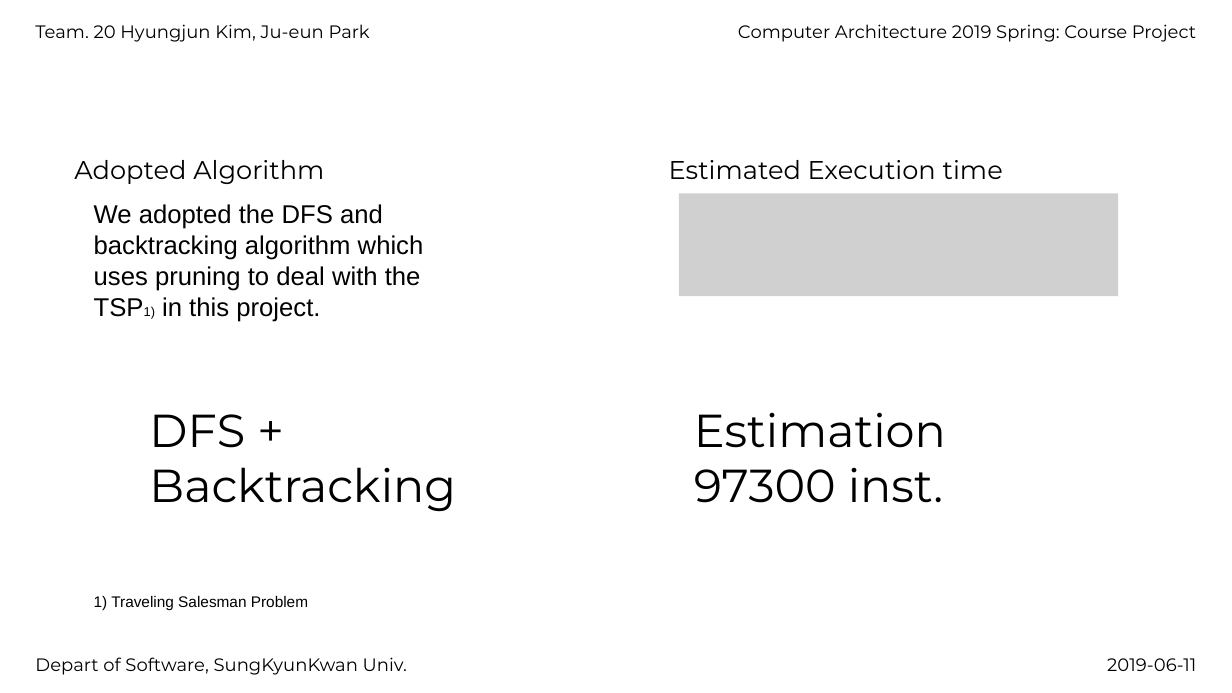
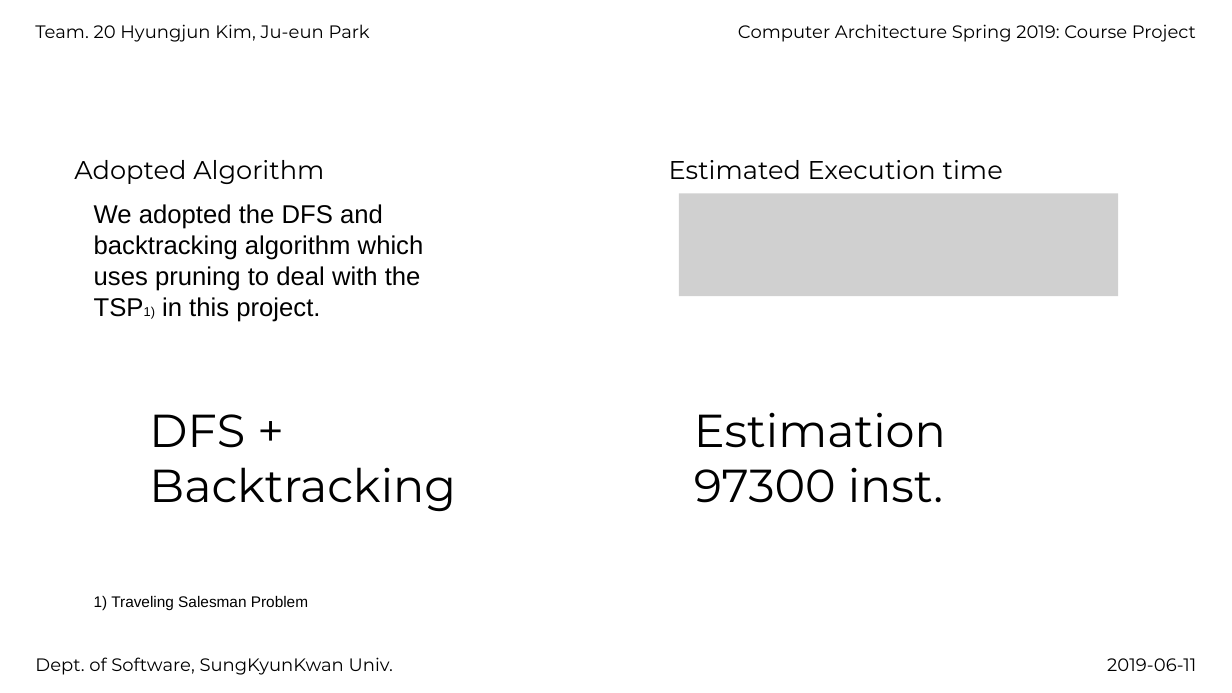
Before and after one commit to khj68/computer_architecture, a slide deck: slide 1 of team20_phase3_slide+proj_arch.pptx. Drawn at 1232x693 pixels with LibreOffice and Linux fonts; fonts in the diff are those of the drawing; grey boxes stand for pictures. Boxes give left, top, right and bottom in pixels: in the first picture for what was removed or moved away, otherwise in the second. Text is boxed around its words. In the diff, an @@ line names an element or a change of style, - is before the commit and + after.

```diff
--- a/team20_phase3_slide+proj_arch.pptx
+++ b/team20_phase3_slide+proj_arch.pptx
@@ text at (x1=738, y1=24, x2=1196, y2=42): text changed @@
-Computer Architecture 2019 Spring: Course Project
+Computer Architecture Spring 2019: Course Project
@@ text at (x1=35, y1=657, x2=393, y2=675): text changed @@
-Depart of Software, SungKyunKwan Univ.
+Dept. of Software, SungKyunKwan Univ.
```
Also in this commit, not shown: 1 other slide changed.
